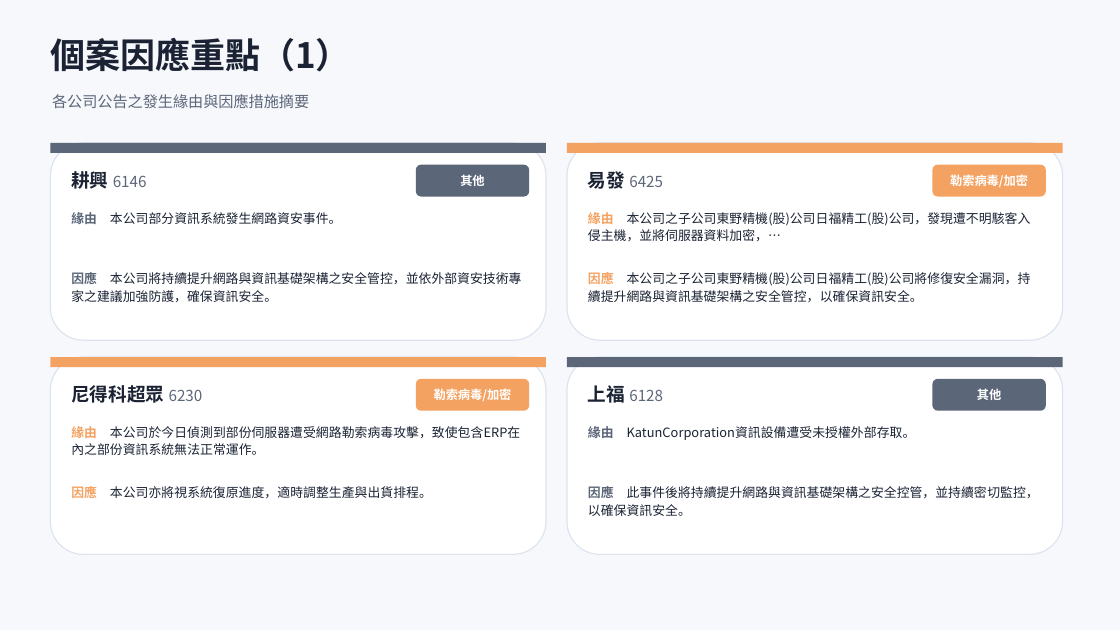
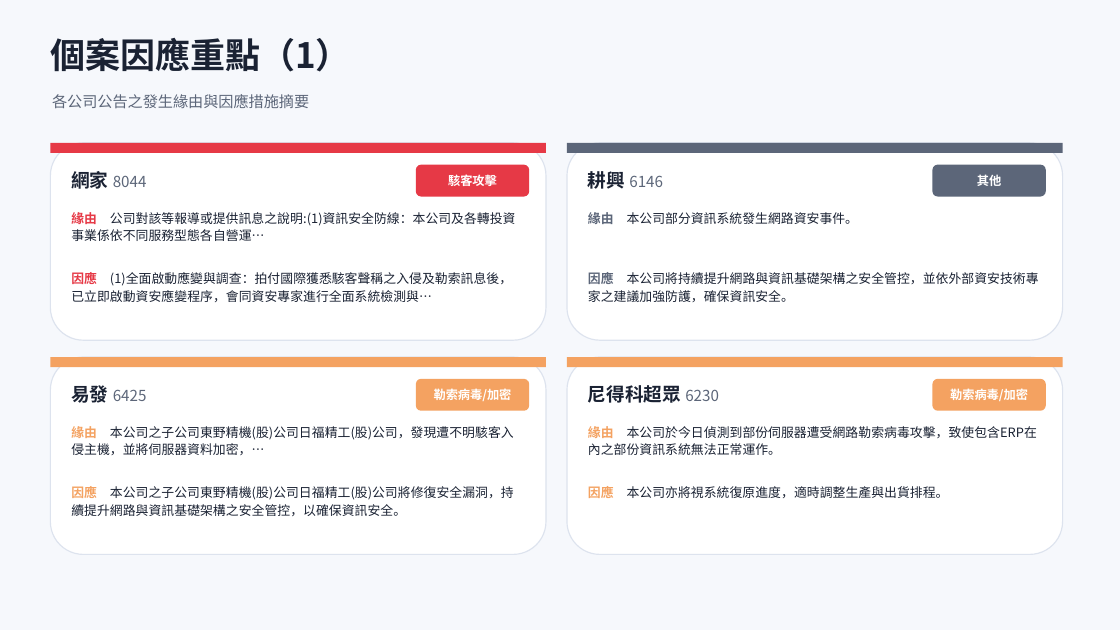
Before and after one commit to Johnnylin77/mops-isec-monitor, a slide deck: slide 6 of 資安事件因應分析.pptx. Drawn at 1120x630 pixels with LibreOffice and Linux fonts; fonts in the diff are those of the drawing. Boxes give left, top, right and bottom in pixels: in the first picture for what was removed or moved away, otherwise in the second. Text is boxed around its words. In the diff, an @@ line names an element or a change of style, - is before the commit and + after.

```diff
--- a/資安事件因應分析.pptx
+++ b/資安事件因應分析.pptx
@@ rectangle at (50,143,546,153): fill #5C6679 to #E63946 @@
@@ rectangle at (567,143,1063,153): fill #F4A261 to #5C6679 @@
@@ text at (71,168,147,193): text changed @@
-耕興 6146
+網家 8044
@@ rounded rectangle at (416,165,529,197): fill #5C6679 to #E63946 @@
@@ text at (448,174,497,186): text changed @@
-其他
+駭客攻擊
@@ text at (588,171,663,189): text changed @@
-易發 6425
+耕興 6146
@@ rounded rectangle at (933,165,1046,197): fill #F4A261 to #5C6679 @@
@@ text at (977,175,1001,186): text changed @@
-勒索病毒/加密
+其他
@@ text at (71,212,516,241): text changed @@
-緣由 本公司部分資訊系統發生網路資安事件。
+緣由 公司對該等報導或提供訊息之說明:(1)資訊安全防線：本公司及各轉投資事業係依不同服務型態各自營運…
@@ text at (588,212,858,224): text changed @@
-緣由 本公司之子公司東野精機(股)公司日福精工(股)公司，發現遭不明駭客入侵主機，並將伺服器資料加密，…
+緣由 本公司部分資訊系統發生網路資安事件。
@@ text at (71,272,512,302): text changed @@
-因應 本公司將持續提升網路與資訊基礎架構之安全管控，並依外部資安技術專家之建議加強防護，確保資訊安全。
+因應 (1)全面啟動應變與調查：拍付國際獲悉駭客聲稱之入侵及勒索訊息後，已立即啟動資安應變程序，會同資安專家進行全面系統檢測與…
@@ text at (588,272,1039,302): text changed @@
-因應 本公司之子公司東野精機(股)公司日福精工(股)公司將修復安全漏洞，持續提升網路與資訊基礎架構之安全管控，以確保資訊安全。
+因應 本公司將持續提升網路與資訊基礎架構之安全管控，並依外部資安技術專家之建議加強防護，確保資訊安全。
@@ rectangle at (567,357,1063,367): fill #5C6679 to #F4A261 @@
@@ text at (71,385,147,403): text changed; size 16 to 13 pt; text colour #1A2233 to #5C6679; bold off @@
-尼得科超眾 6230
+易發 6425
@@ text at (588,385,719,403): text changed; size 13 to 16 pt; text colour #5C6679 to #1A2233; bold on @@
-上福 6128
+尼得科超眾 6230
@@ rounded rectangle at (933,379,1046,411): fill #5C6679 to #F4A261 @@
@@ text at (950,388,1028,401): text changed @@
-其他
+勒索病毒/加密
@@ text at (71,426,514,455): text changed @@
-緣由 本公司於今日偵測到部份伺服器遭受網路勒索病毒攻擊，致使包含ERP在內之部份資訊系統無法正常運作。
+緣由 本公司之子公司東野精機(股)公司日福精工(股)公司，發現遭不明駭客入侵主機，並將伺服器資料加密，…
@@ text at (588,426,1037,455): text changed @@
-緣由 KatunCorporation資訊設備遭受未授權外部存取。
+緣由 本公司於今日偵測到部份伺服器遭受網路勒索病毒攻擊，致使包含ERP在內之部份資訊系統無法正常運作。
@@ text at (71,486,514,516): text changed @@
-因應 本公司亦將視系統復原進度，適時調整生產與出貨排程。
+因應 本公司之子公司東野精機(股)公司日福精工(股)公司將修復安全漏洞，持續提升網路與資訊基礎架構之安全管控，以確保資訊安全。
@@ text at (588,486,949,498): text changed @@
-因應 此事件後將持續提升網路與資訊基礎架構之安全控管，並持續密切監控，以確保資訊安全。
+因應 本公司亦將視系統復原進度，適時調整生產與出貨排程。
```
Also in this commit, not shown: 5 other slides changed, 2 other files.
